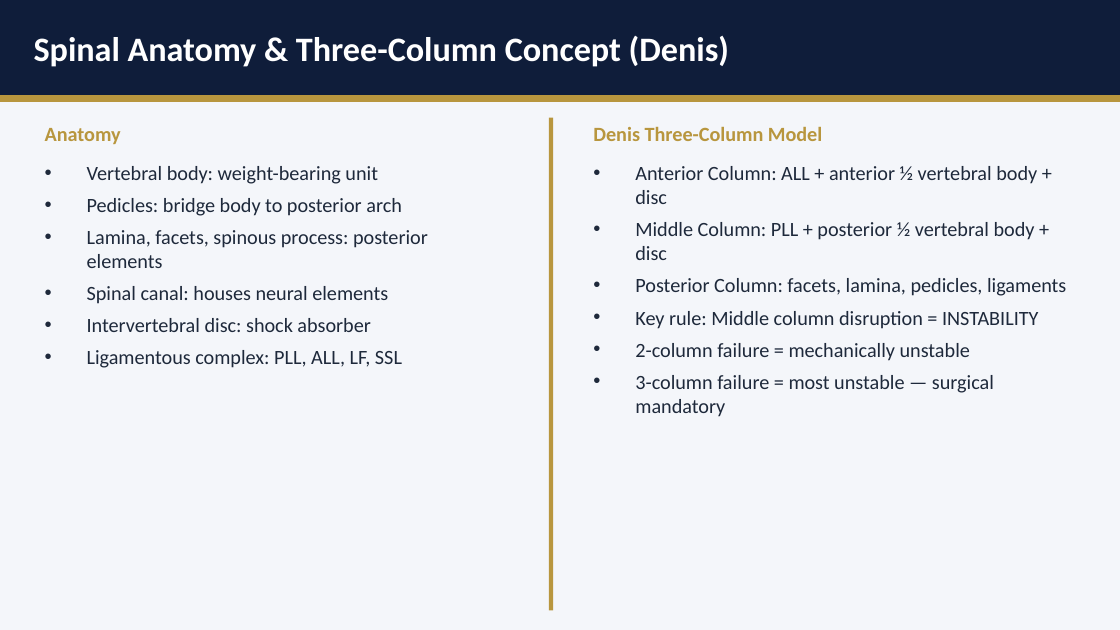
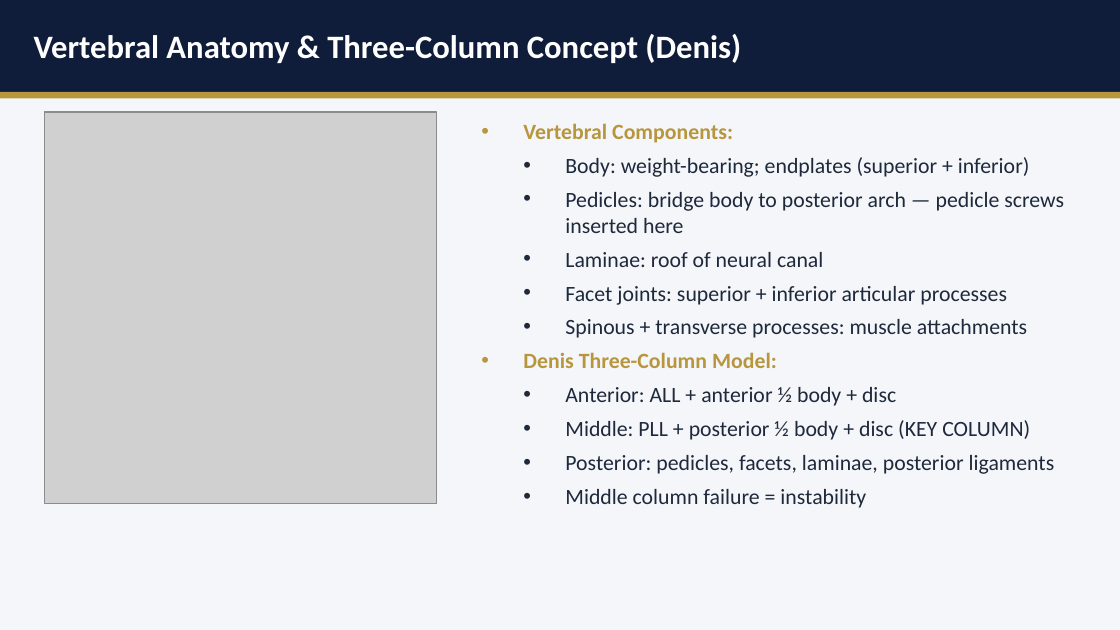
Before and after one commit to InfraXCoders/ortho-chronicles, a slide deck: slide 5 of slides/spine-fractures.pptx (slide 3 before the commit). Drawn at 1120x630 pixels with LibreOffice and Linux fonts; fonts in the diff are those of the drawing; grey boxes stand for pictures. Boxes give left, top, right and bottom in pixels: in the first picture for what was removed or moved away, otherwise in the second. Text is boxed around its words. In the diff, an @@ line names an element or a change of style, - is before the commit and + after.

```diff
--- a/slides/spine-fractures.pptx
+++ b/slides/spine-fractures.pptx
@@ text at [34,34,741,63]: text changed; size 22 to 21 pt @@
-Spinal Anatomy & Three-Column Concept (Denis)
+Vertebral Anatomy & Three-Column Concept (Denis)
@@ picture added at [45,112,437,504] @@
@@ rectangle removed at [549,118,553,610] @@
@@ text removed at [45,128,121,144] @@
-Anatomy
@@ text at [523,123,1064,508]: text changed; size 13 to 14 pt @@
-• Anterior Column: ALL + anterior ½ vertebral body + disc
-• Middle Column: PLL + posterior ½ vertebral body + disc
-• Posterior Column: facets, lamina, pedicles, ligaments
-• Key rule: Middle column disruption = INSTABILITY
-• 2-column failure = mechanically unstable
-• 3-column failure = most unstable — surgical mandatory
+• Vertebral Components:
+  • Body: weight-bearing; endplates (superior + inferior)
+  • Pedicles: bridge body to posterior arch — pedicle screws inserted here
+  • Laminae: roof of neural canal
+  • Facet joints: superior + inferior articular processes
+  • Spinous + transverse processes: muscle attachments
+• Denis Three-Column Model:
+  • Anterior: ALL + anterior ½ body + disc
+  • Middle: PLL + posterior ½ body + disc (KEY COLUMN)
+  • Posterior: pedicles, facets, laminae, posterior ligaments
+  • Middle column failure = instability
@@ text removed at [593,127,822,141] @@
-Denis Three-Column Model
@@ text removed at [87,166,428,368] @@
-• Vertebral body: weight-bearing unit
-• Pedicles: bridge body to posterior arch
-• Lamina, facets, spinous process: posterior elements
-• Spinal canal: houses neural elements
-• Intervertebral disc: shock absorber
-• Ligamentous complex: PLL, ALL, LF, SSL
```
Also in this commit, not shown: 6 other slides changed, 23 slides added, 11 slides removed, 10 other files.
